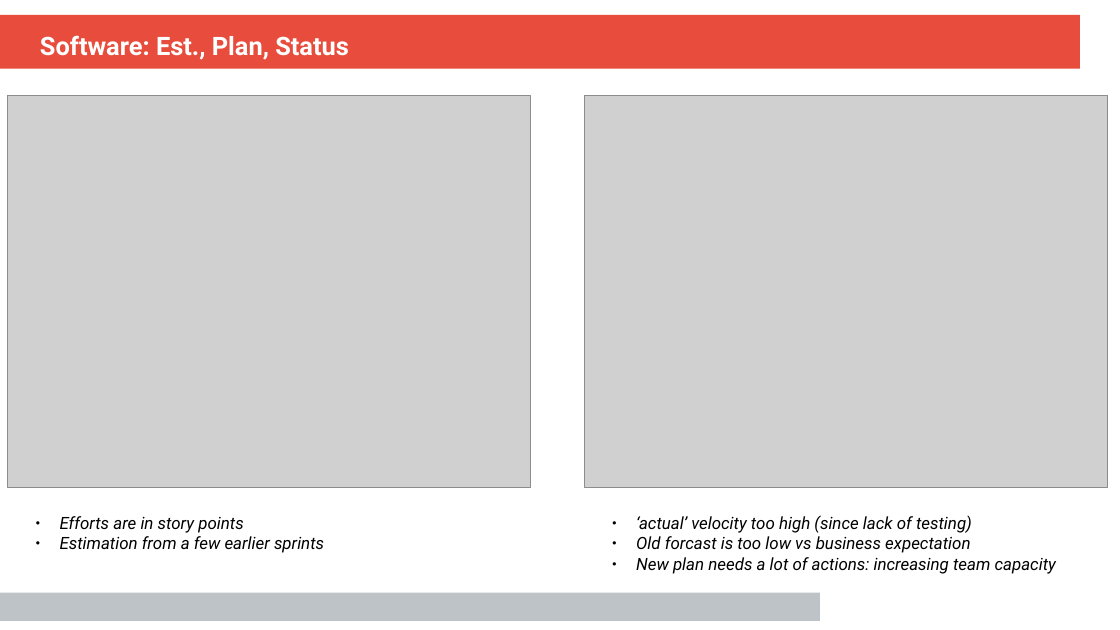
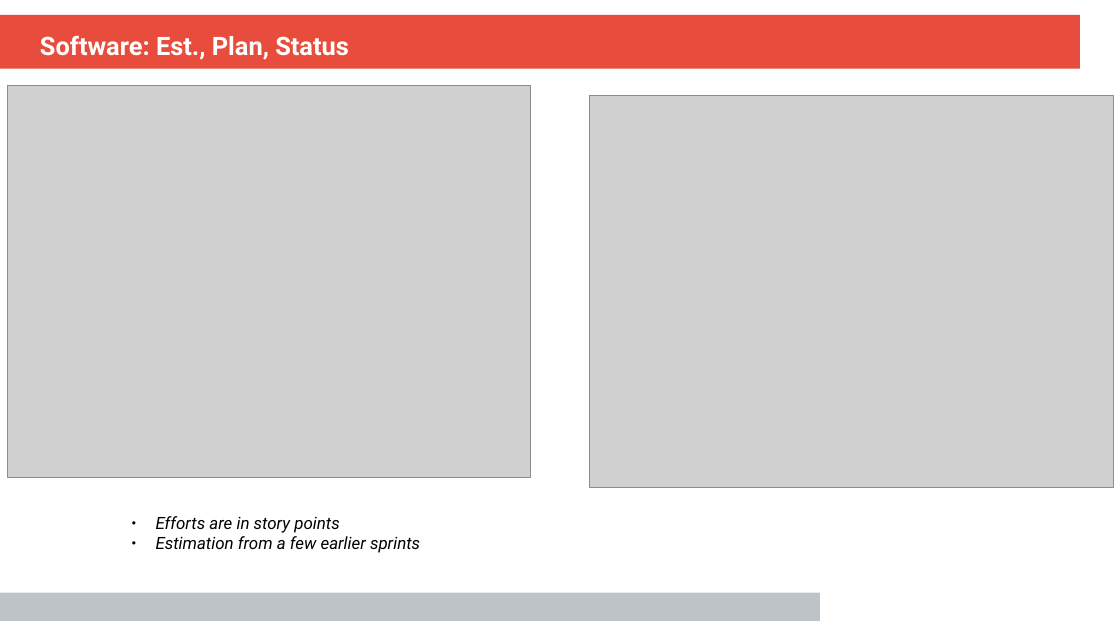
Before and after one commit to woowu/udc-scrum-charts, a slide deck: slide 1 of presentation.odp. Drawn at 1120x630 pixels with LibreOffice and Linux fonts; fonts in the diff are those of the drawing; grey boxes stand for pictures; background and template pictures are left out. Boxes give left, top, right and bottom in pixels: in the first picture for what was removed or moved away, otherwise in the second. Text is boxed around its words. In the diff, an @@ line names an element or a change of style, - is before the commit and + after.

```diff
--- a/presentation.odp
+++ b/presentation.odp
@@ picture: place and size @@
-picture at [584, 96, 1108, 488]
+picture at [8, 85, 532, 478]
@@ picture: place and size @@
-picture at [8, 96, 532, 488]
+picture at [590, 96, 1114, 488]
@@ text "Efforts are in story points": place and size @@
-text "Efforts are in story points" at [60, 516, 324, 553]
+text "Efforts are in story points" at [156, 516, 420, 553]
@@ text removed at [636, 515, 1056, 574] @@
-● ‘actual’ velocity too high (since lack of testing)
-● Old forcast is too low vs business expectation
-● New plan needs a lot of actions: increasing team capacity
```
Also in this commit, not shown: 5 other files.
